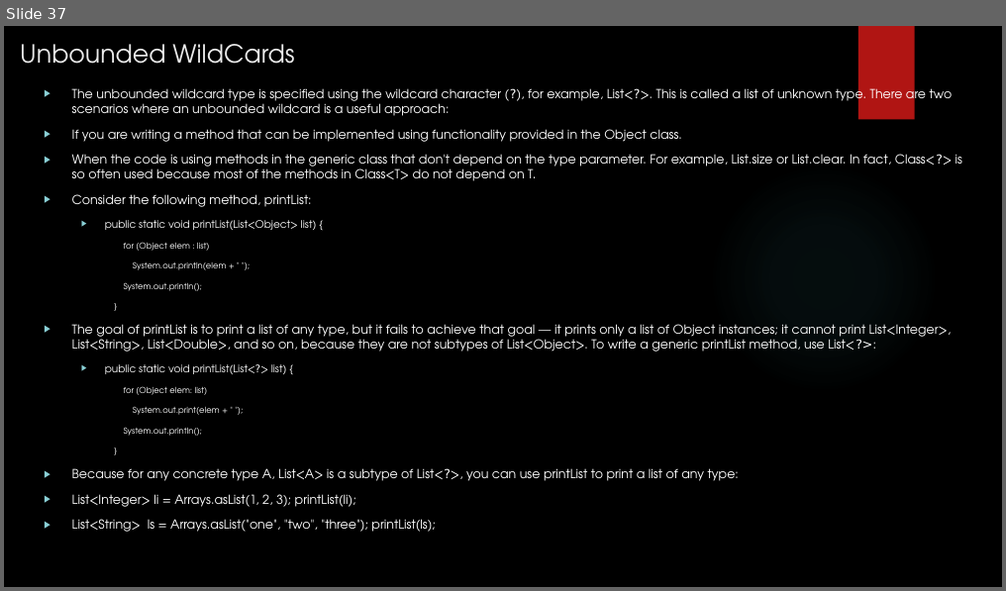
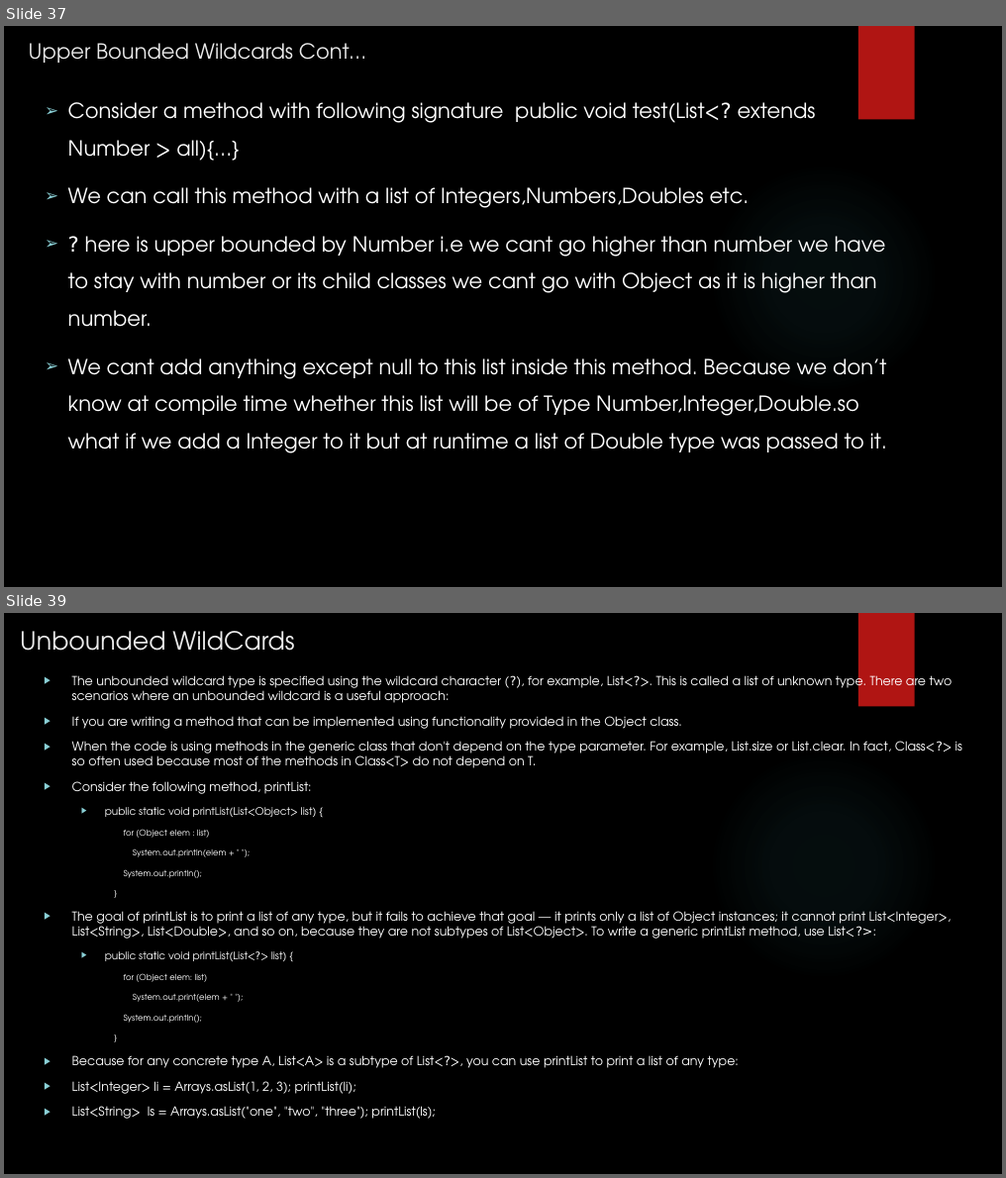
Before and after one commit to rudhrainfogain/JavaGenerics, a slide deck: src/main/resources/JavaGenerics.pptx. Shown one above the other, each under a label of ours: slide 37 before the commit, slides 37 and 39 after it; the slides between them are not shown. The pictures are 1006x591 and 1006x1178 pixels, drawn with LibreOffice and Linux fonts; fonts in the diff are those of the drawing; background and template pictures are left out. Boxes give left, top, right and bottom in pixels: in the first picture for what was removed or moved away, otherwise in the second. Text is boxed around its words. In the diff, an @@ line names an element or a change of style, - is before the commit and + after.

Commit message:
upper bounded and unbounded wildcards

```diff
--- a/src/main/resources/JavaGenerics.pptx
+++ b/src/main/resources/JavaGenerics.pptx
@@ slide 37 added at [4,26,1002,587], background picture (left out); not listed: 2 template elements that a slide beside it also shows @@
@@ title added at [29,43,366,63], 20 pt, text #EBEBEB @@
+Upper Bounded Wildcards Cont…
@@ text added at [68,102,887,454], 20 pt, text #FFFFFF @@
+➢ Consider a method with following signature public void test(List<? extends Number > all){…}
+➢ We can call this method with a list of Integers,Numbers,Doubles etc.
+➢ ? here is upper bounded by Number i.e we cant go higher than number we have to stay with number or its child classes we cant go with Object as it is higher than number.
+➢ We cant add anything except null to this list inside this method. Because we don’t know at compile time whether this list will be of Type Number,Integer,Double.so what if we add a Integer to it but at runtime a list of Double type was passed to it.
@@ what was slide 37 is now slide 39 @@
```
Also in this commit, not shown: 19 slides changed, 1 other slide added, 5 other files.
